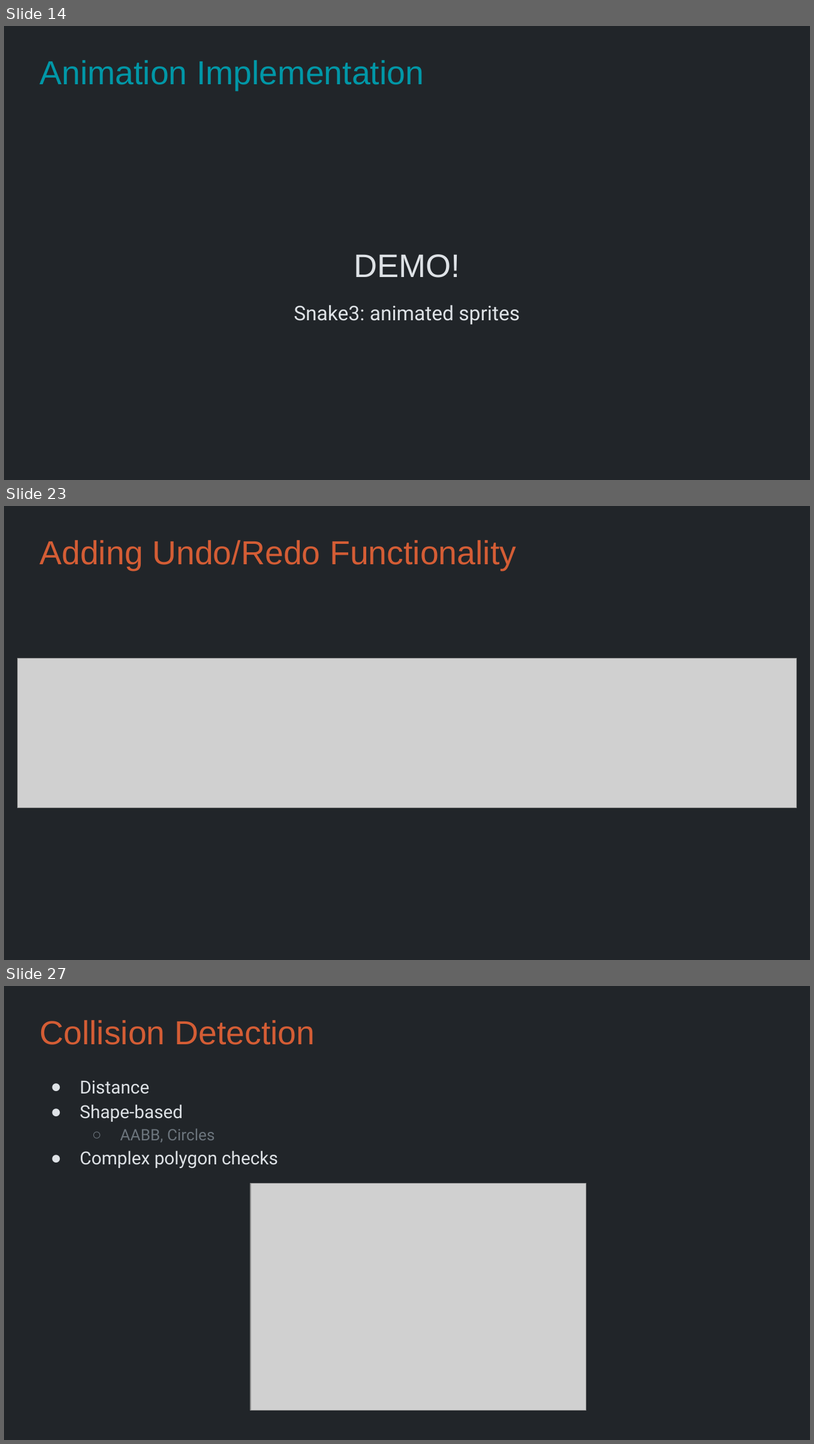
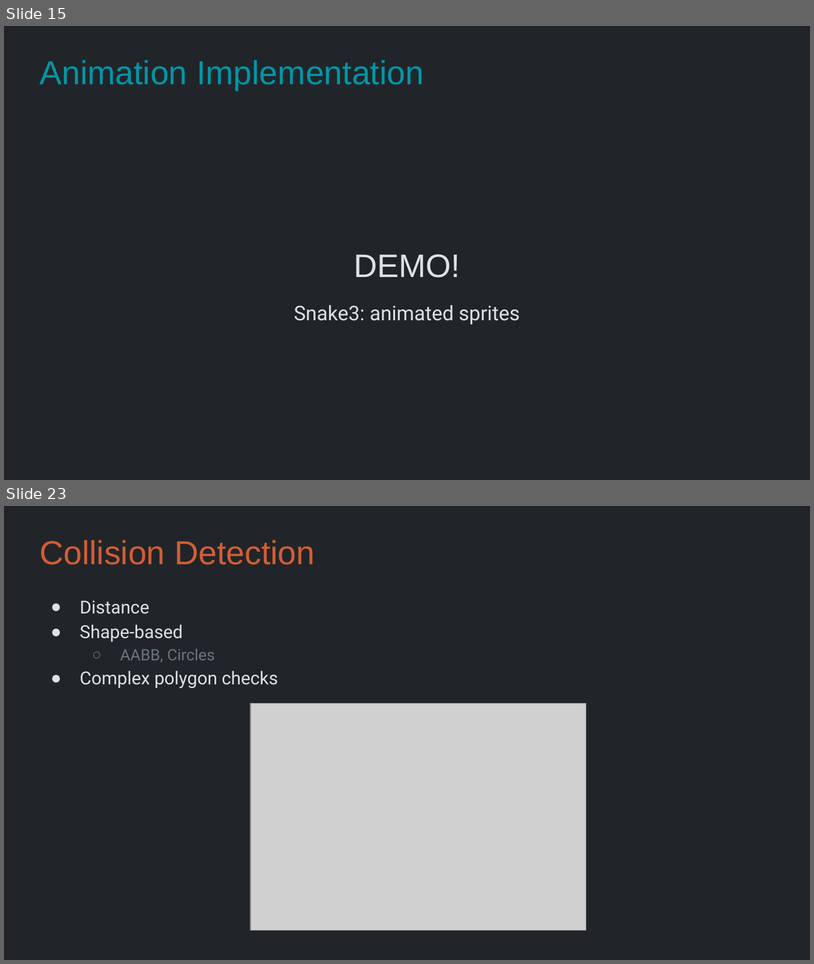
Before and after one commit to Metamate/gar, a slide deck: slides/03 Snake.pptx. Shown one above the other, each under a label of ours: slides 14, 23 and 27 before the commit, slides 15 and 23 after it; the slides between them are not shown. The pictures are 814x1444 and 814x964 pixels, drawn with LibreOffice and Linux fonts; fonts in the diff are those of the drawing; grey boxes stand for pictures. Boxes give left, top, right and bottom in pixels: in the first picture for what was removed or moved away, otherwise in the second. Text is boxed around its words. In the diff, an @@ line names an element or a change of style, - is before the commit and + after.

```diff
--- a/slides/03 Snake.pptx
+++ b/slides/03 Snake.pptx
@@ slide 23 removed at box(4, 506, 810, 960), background #212529 @@
@@ title removed at box(39, 540, 516, 570) @@
-Adding Undo/Redo Functionality
@@ picture removed at box(18, 658, 797, 808) @@
@@ what was slide 14 is now slide 15 @@
@@ what was slide 27 is now slide 23 @@
```
Also in this commit, not shown: 10 slides changed, 4 slides added, 10 other slides removed, 2 other files.
